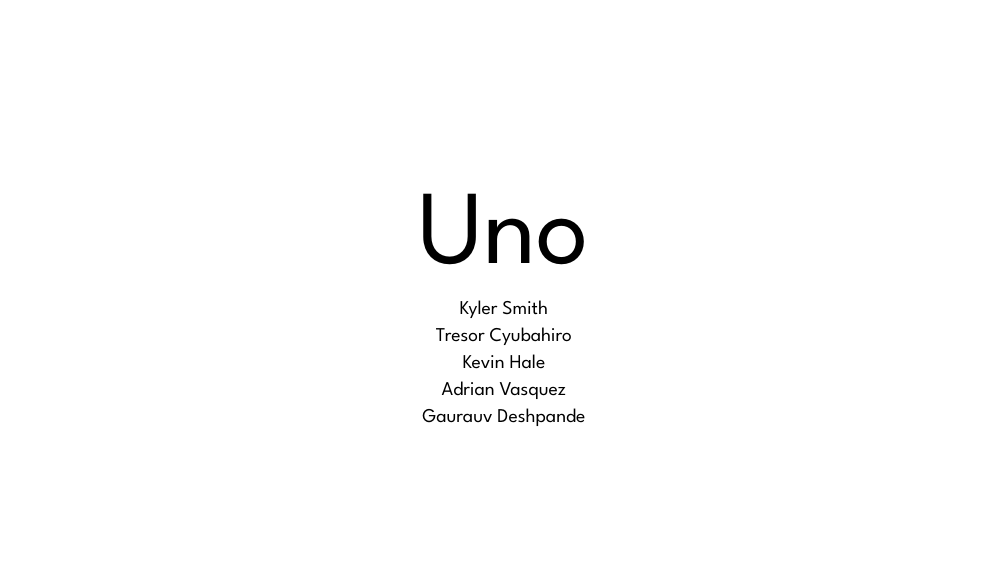
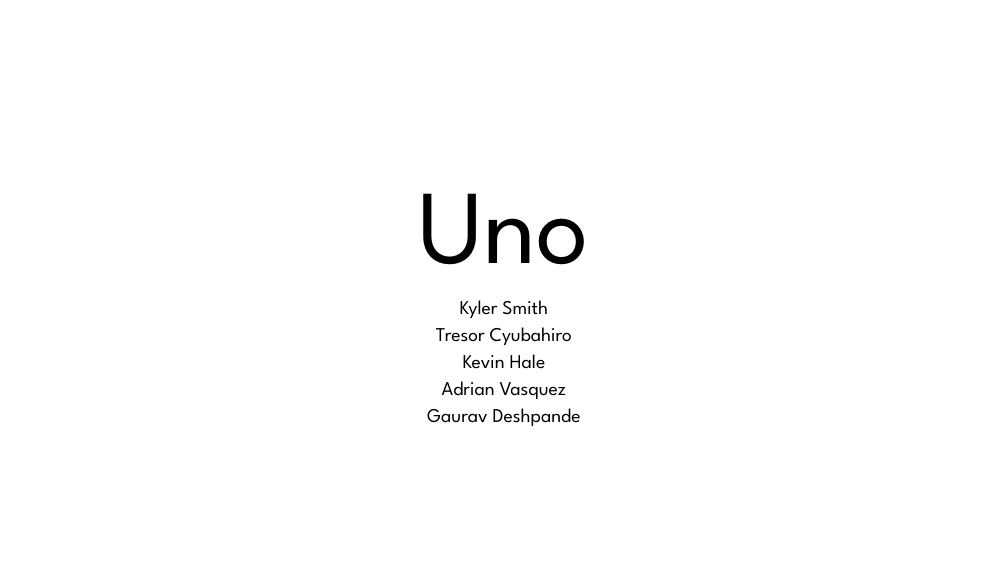
Before and after one commit to KylerSmith/Uno, a slide deck: slide 1 of ProjectPresentation.pptx. Drawn at 1008x567 pixels with LibreOffice and Linux fonts; fonts in the diff are those of the drawing; background and template pictures are left out. Boxes give left, top, right and bottom in pixels: in the first picture for what was removed or moved away, otherwise in the second. Text is boxed around its words. In the diff, an @@ line names an element or a change of style, - is before the commit and + after.

```diff
--- a/ProjectPresentation.pptx
+++ b/ProjectPresentation.pptx
@@ subtitle at [427, 408, 581, 426]: text changed @@
-Gaurauv Deshpande
+Gaurav Deshpande
```
Also in this commit, not shown: 3 other slides changed, 10 slides added, 3 slides removed.
